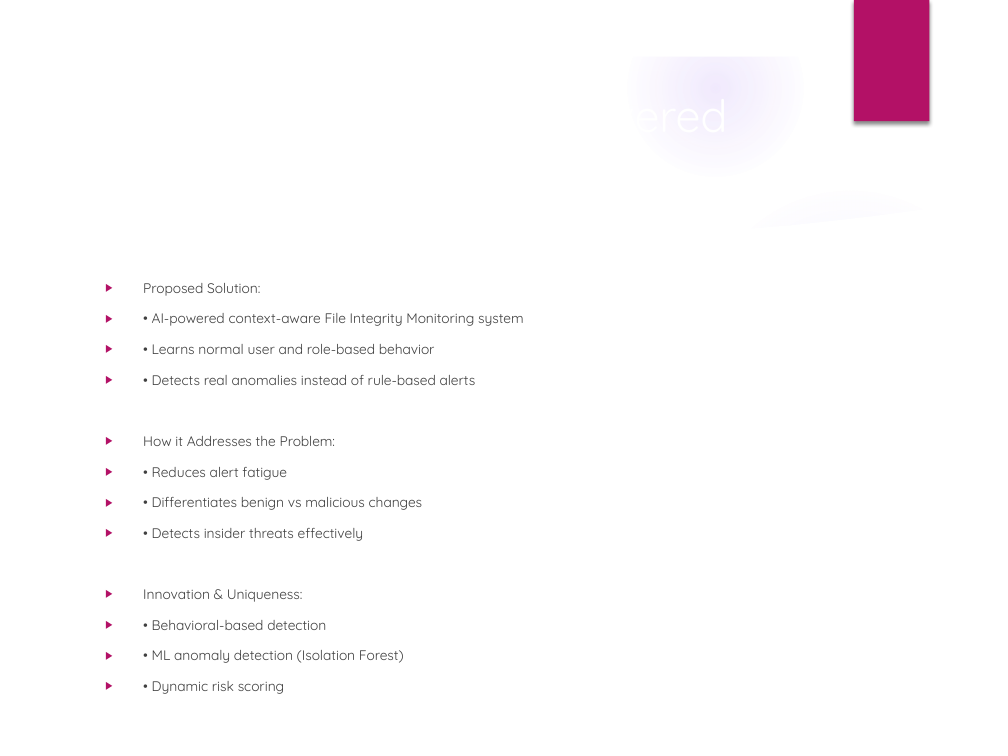
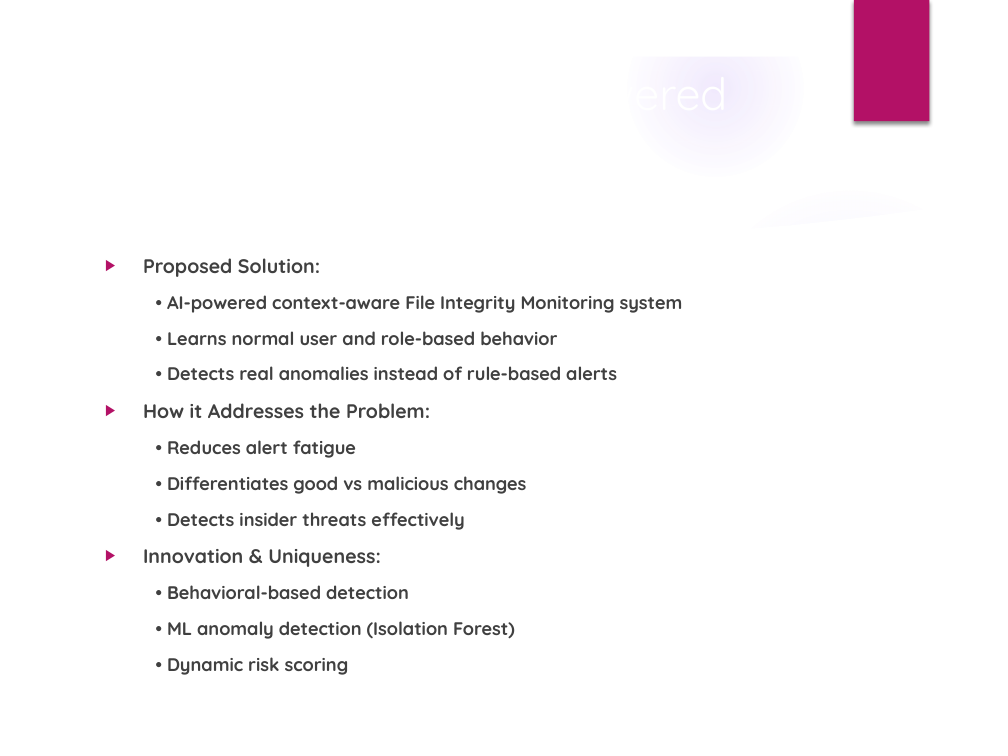
Before and after one commit to AstronomerAKabhi/Seentry-Dynamics, a slide deck: slide 2 of Cyber_Pirates_GenXHack_Presentation.pptx. Drawn at 1008x756 pixels with LibreOffice and Linux fonts; fonts in the diff are those of the drawing; background and template pictures are left out. Boxes give left, top, right and bottom in pixels: in the first picture for what was removed or moved away, otherwise in the second. Text is boxed around its words. In the diff, an @@ line names an element or a change of style, - is before the commit and + after.

Commit message:
Update: dashboard UI fixes, server changes, alert sound, PPT, static assets, and test files

```diff
--- a/Cyber_Pirates_GenXHack_Presentation.pptx
+++ b/Cyber_Pirates_GenXHack_Presentation.pptx
@@ title "BEHAVIORAL FIM (AI-Powered File Integrity ..." rewrapped from bbox=[152, 313, 474, 326] to bbox=[167, 295, 615, 313] @@
@@ text "Proposed Solution:": place and size @@
-text "Proposed Solution:" at bbox=[143, 283, 524, 694]
+text "Proposed Solution:" at bbox=[143, 258, 683, 675]
@@ text at bbox=[143, 258, 683, 675]: size 9.9 to 14 pt in "Proposed Solution:", "How it Addresses the Problem:", "Innovation & Uniqueness:"; bold on; size 9.9 to 13 pt in "• AI-powered context-aware File Integrity Monitoring system", "• Learns normal user and role-based behavior", "• Detects real anomalies instead of rule-based ...", "• Reduces alert fatigue" and 4 more places; bullet ▶ to none @@
@@ text at bbox=[167, 476, 527, 494]: text changed; size 9.9 to 13 pt; bold on @@
-▶ • Differentiates benign vs malicious changes
+• Differentiates good vs malicious changes
```
Also in this commit, not shown: 4 other slides changed, 12 other files.
